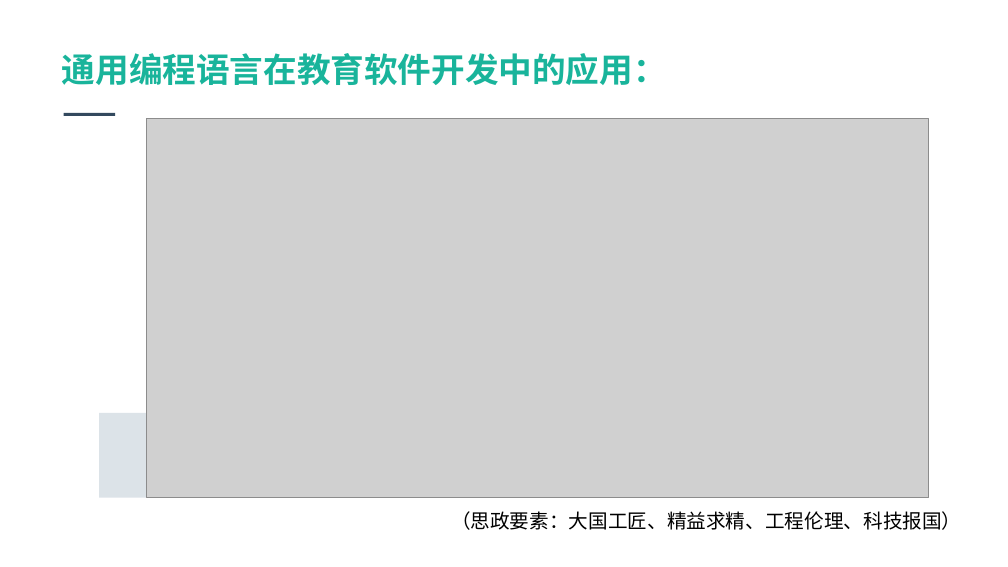
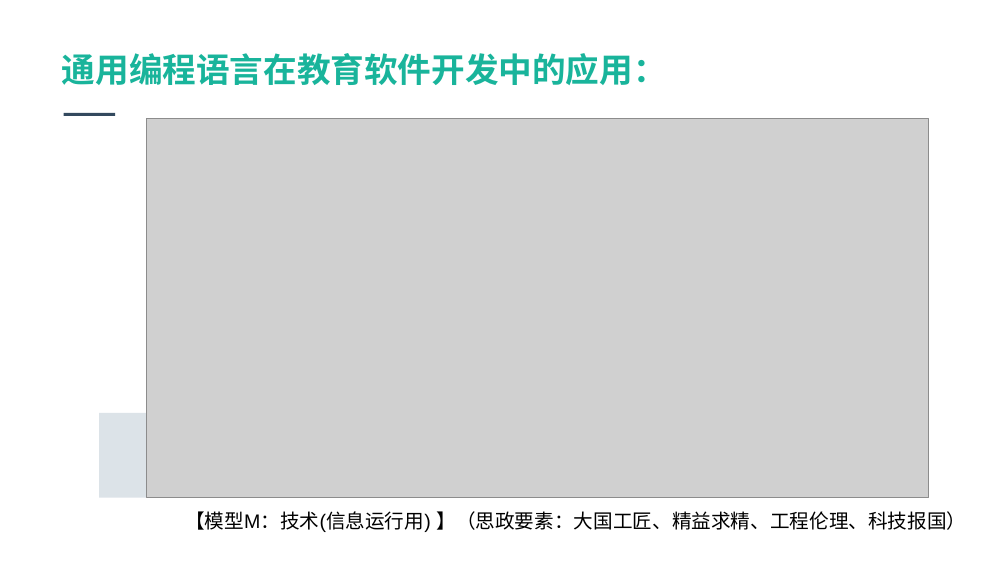
Before and after one commit to jbhuang99/WebEdu_LocalVersion_YuQin_DotNetCore2.1, a slide deck: slide 9 of wwwroot/1-FourPlatformLevelsofUniversalProgrammingLanguage.pptx. Drawn at 1008x567 pixels with LibreOffice and Linux fonts; fonts in the diff are those of the drawing; grey boxes stand for pictures; background and template pictures are left out. Boxes give left, top, right and bottom in pixels: in the first picture for what was removed or moved away, otherwise in the second. Text is boxed around its words. In the diff, an @@ line names an element or a change of style, - is before the commit and + after.

```diff
--- a/wwwroot/1-FourPlatformLevelsofUniversalProgrammingLanguage.pptx
+++ b/wwwroot/1-FourPlatformLevelsofUniversalProgrammingLanguage.pptx
@@ text at [185,511,966,532]: text changed @@
-（思政要素：大国工匠、精益求精、工程伦理、科技报国）
+【模型M：技术(信息运行用) 】（思政要素：大国工匠、精益求精、工程伦理、科技报国）
```
Also in this commit, not shown: 6 other slides changed.
